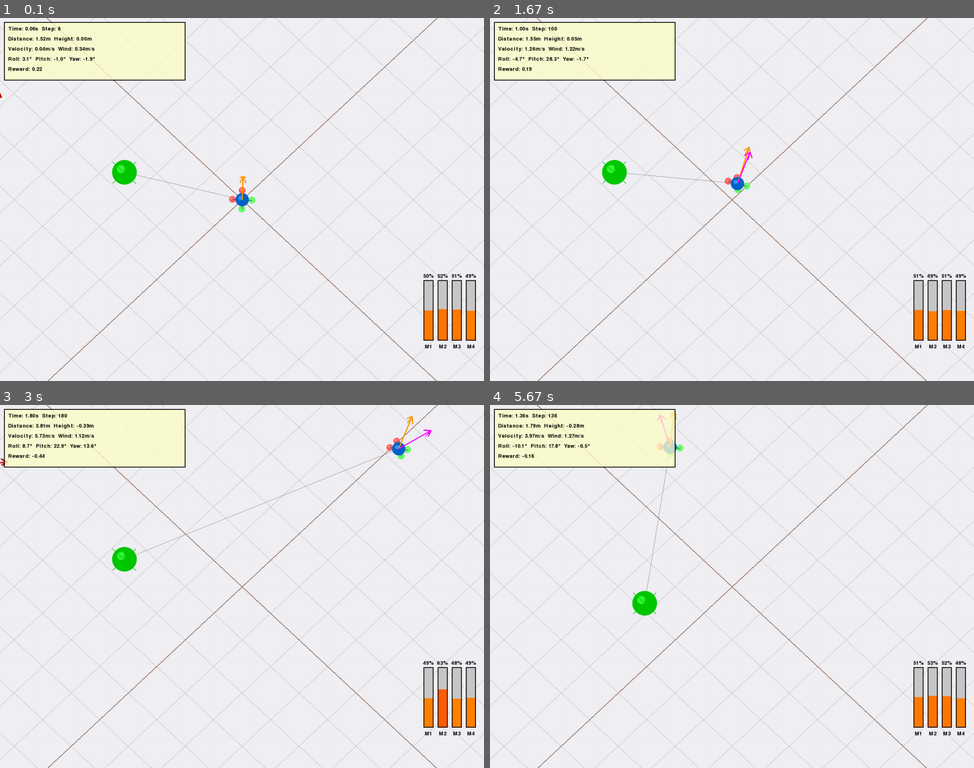
Above: before the commit, frames 1-4 (two rows, left to right).
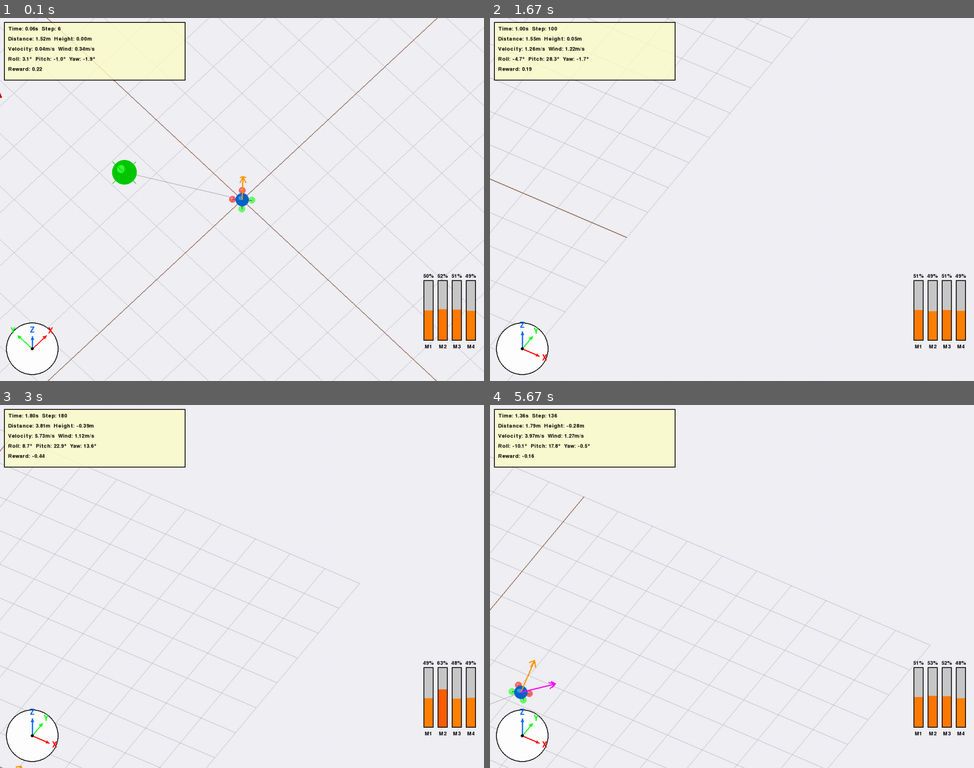
Above: after the commit, the same moments.

Repository: HansDampf37/DroneControl
Game: pygame game, started from examples/demo_pygame_renderer.py
Same seed, same stepped clock (60 frames per second), same inputs: the game is played once before the commit and once after it.
Inputs (mouse positions are in pixels of both pictures, inside the frame that each line leads up to):
- Up to frame 1 (0.1 s): no input
- Up to frame 2 (1.67 s): press the mouse at (886, 188) at 0.37 s; move the mouse to (809, 206) at 0.47 s; release the mouse at (736, 221) at 0.6 s; hold Shift 0.67-1.13 s; hold D 0.67-1.13 s; tap Space at 0.73, 1.03, 1.23, 1.53 s; click (775, 112) at 0.75 s; hold D 1.17-1.63 s
- Up to frame 3 (3 s): hold W 1.67-1.97 s; tap Space at 1.73, 2.07, 2.37, 2.57, 2.87 s; hold D 2-2.47 s; hold A from 2.5 s (still down)
- Up to frame 4 (5.67 s): release A at 3.03 s; hold S 3.07-3.37 s; tap Space at 3.13, 3.47, 3.77, 3.9, 4.3, 4.6, 4.97, 5.37 s; hold A 3.4-3.8 s; hold W 3.83-4.2 s; hold D 4.23-4.87 s; hold S 4.9-5.27 s; hold A from 5.3 s (still down)

The runs differ from the first frame. In frame 1, 0.2% of the frame differs, in the area x 1-13%, y 83-99%; in frame 2, 3.5%; in frame 3, 4.0%; in frame 4, 4.3%, in the area x 0-100%, y 0-100%.

Commit message:
Add interactive camera controls to pygame renderer

Diff:
--- /dev/null
+++ b/examples/interactive_camera_demo.py
@@ -0,0 +1,113 @@
+#!/usr/bin/env python3
+"""
+Interactive demo for the pygame renderer with camera controls.
+
+This script demonstrates the new interactive camera controls:
+- Mouse: Click and drag to rotate the camera
+- Keyboard: WASD to move, Space/Shift for up/down
+- Coordinate system indicator in bottom-left corner
+"""
+import numpy as np
+from src.drone_env import DroneEnv
+
+
+def interactive_demo():
+    """Run an interactive demo with camera controls."""
+    print("=" * 70)
+    print("INTERACTIVE PYGAME RENDERER DEMO")
+    print("=" * 70)
+    print()
+    print("🎮 CONTROLS:")
+    print("  🖱️  Mouse:")
+    print("      • Click and drag: Rotate camera view")
+    print()
+    print("  ⌨️  Keyboard:")
+    print("      • W: Move camera forward")
+    print("      • S: Move camera backward")
+    print("      • A: Move camera left")
+    print("      • D: Move camera right")
+    print("      • Space: Move camera up")
+    print("      • Shift: Move camera down")
+    print()
+    print("  📐 Coordinate System:")
+    print("      • Red (X), Green (Y), Blue (Z) axes in bottom-left")
+    print("      • Rotates with camera for orientation reference")
+    print()
+    print("Close the window to exit.")
+    print("=" * 70)
+    print()
+
+    # Create environment with pygame renderer
+    env = DroneEnv(
+        render_mode="human",
+        renderer_type="pygame",
+        max_steps=5000,
+        use_wind=True,
+        wind_strength_range=(0.0, 2.0),
+        target_change_interval=500  # Change target every 500 steps
+    )
+
+    # Reset environment
+    obs, info = env.reset()
+
+    total_reward = 0
+    episode_count = 0
+    step_count = 0
+
+    # Simple hovering controller for more stable flight
+    base_thrust = 0.59
+
+    try:
+        while True:
+            # Simple proportional controller
+            rel_pos = obs[0:3]
+            velocity = obs[3:6]
+
+            # Height control
+            z_error = -rel_pos[2]
+            z_control = z_error * 0.5
+            z_damping = -velocity[2] * 0.1
+
+            thrust_adjustment = z_control + z_damping
+            action = np.clip(base_thrust + thrust_adjustment, 0.0, 1.0)
+            action = np.array([action] * 4, dtype=np.float32)
+
+            # Add small random perturbations for interesting movement
+            action += np.random.uniform(-0.05, 0.05, 4)
+            action = np.clip(action, 0.0, 1.0)
+
+            # Step environment
+            obs, reward, terminated, truncated, info = env.step(action)
+            total_reward += reward
+            step_count += 1
+
+            # Render with interactive controls
+            env.render()
+
+            # Print camera position every 100 steps
+            if step_count % 100 == 0:
+                cam_pos = env.renderer.camera_position
+                cam_angle_h = env.renderer.camera_angle_h
+                cam_angle_v = env.renderer.camera_angle_v
+                print(f"Step {step_count}: Camera at ({cam_pos[0]:.2f}, {cam_pos[1]:.2f}, {cam_pos[2]:.2f}), "
+                      f"Angles: ({cam_angle_h:.1f}°, {cam_angle_v:.1f}°)")
+
+            # Reset on episode end
+            if terminated or truncated:
+                episode_count += 1
+                print(f"\nEpisode {episode_count} finished: {step_count} steps, reward: {total_reward:.2f}")
+
+                # Reset for next episode
+                obs, info = env.reset()
+                total_reward = 0
+                step_count = 0
+
+    except KeyboardInterrupt:
+        print("\n\nDemo interrupted by user.")
+    finally:
+        env.close()
+        print("Demo ended.")
+
+
+if __name__ == "__main__":
+    interactive_demo()
--- a/src/drone_env/renderer_pygame.py
+++ b/src/drone_env/renderer_pygame.py
@@ -42,6 +42,15 @@
         self.camera_distance = space_side_length * 2.5
         self.camera_angle_h = 45  # Horizontal angle (degrees)
         self.camera_angle_v = 30  # Vertical angle (degrees)
+        self.camera_position = np.array([0.0, 0.0, 0.0], dtype=np.float32)  # Camera offset
+
+        # Mouse control state
+        self.mouse_dragging = False
+        self.last_mouse_pos = None
+        self.mouse_sensitivity = 0.2  # degrees per pixel
+
+        # Keyboard control state
+        self.camera_speed = 0.1  # meters per frame
 
         # Colors
         self.BG_COLOR = (240, 240, 245)
@@ -90,7 +99,8 @@
         Returns:
             Tuple of (screen_x, screen_y) coordinates
         """
-        x, y, z = point_3d
+        # Apply camera offset
+        x, y, z = point_3d - self.camera_position
 
         # Apply camera rotation
         angle_h_rad = np.deg2rad(self.camera_angle_h)
@@ -123,7 +133,7 @@
         Returns:
             Depth value (higher = further away)
         """
-        x, y, z = point_3d
+        x, y, z = point_3d - self.camera_position
         angle_h_rad = np.deg2rad(self.camera_angle_h)
         angle_v_rad = np.deg2rad(self.camera_angle_v)
 
@@ -135,6 +145,76 @@
         y_final = y_rot * np.cos(angle_v_rad) - z * np.sin(angle_v_rad)
 
         return y_final
+
+    def _handle_keyboard_input(self):
+        """Handle keyboard input for camera movement."""
+        keys = pygame.key.get_pressed()
+
+        # Calculate camera forward/right vectors based on horizontal angle
+        angle_h_rad = np.deg2rad(self.camera_angle_h)
+
+        # Forward direction (in XY plane)
+        forward = np.array([
+            np.sin(angle_h_rad),
+            np.cos(angle_h_rad),
+            0
+        ])
+
+        # Right direction (perpendicular to forward in XY plane)
+        right = np.array([
+            np.cos(angle_h_rad),
+            -np.sin(angle_h_rad),
+            0
+        ])
+
+        # Up direction
+        up = np.array([0, 0, 1])
+
+        # WASD for horizontal movement
+        if keys[pygame.K_w]:
+            self.camera_position += forward * self.camera_speed
+        if keys[pygame.K_s]:
+            self.camera_position -= forward * self.camera_speed
+        if keys[pygame.K_a]:
+            self.camera_position -= right * self.camera_speed
+        if keys[pygame.K_d]:
+            self.camera_position += right * self.camera_speed
+
+        # Space/Shift for vertical movement
+        if keys[pygame.K_SPACE]:
+            self.camera_position += up * self.camera_speed
+        if keys[pygame.K_LSHIFT] or keys[pygame.K_RSHIFT]:
+            self.camera_position -= up * self.camera_speed
+
+    def _handle_mouse_input(self, event):
+        """Handle mouse input for camera rotation."""
+        if event.type == pygame.MOUSEBUTTONDOWN:
+            if event.button == 1:  # Left mouse button
+                self.mouse_dragging = True
+                self.last_mouse_pos = pygame.mouse.get_pos()
+
+        elif event.type == pygame.MOUSEBUTTONUP:
+            if event.button == 1:
+                self.mouse_dragging = False
+                self.last_mouse_pos = None
+
+        elif event.type == pygame.MOUSEMOTION:
+            if self.mouse_dragging and self.last_mouse_pos is not None:
+                current_pos = pygame.mouse.get_pos()
+                dx = current_pos[0] - self.last_mouse_pos[0]
+                dy = current_pos[1] - self.last_mouse_pos[1]
+
+                # Update camera angles
+                self.camera_angle_h += dx * self.mouse_sensitivity
+                self.camera_angle_v -= dy * self.mouse_sensitivity
+
+                # Clamp vertical angle to avoid flipping
+                self.camera_angle_v = np.clip(self.camera_angle_v, -89, 89)
+
+                # Wrap horizontal angle
+                self.camera_angle_h = self.camera_angle_h % 360
+
+                self.last_mouse_pos = current_pos
 
     def _draw_sphere(self, position: np.ndarray, radius: float, color: Tuple[int, int, int]):
         """Draw a 3D sphere at the given position."""
@@ -378,6 +458,100 @@
             pct_rect = pct_text.get_rect(center=(bar_x + i * bar_spacing + bar_width // 2, bar_y - 10))
             self.screen.blit(pct_text, pct_rect)
 
+    def _draw_coordinate_system(self):
+        """Draw a 3D coordinate system indicator in the bottom-left corner."""
+        # Position in bottom-left corner
+        origin_x = 80
+        origin_y = self.screen_height - 80
+        axis_length = 50
+
+        # Define axis vectors in world space
+        x_axis = np.array([1, 0, 0])
+        y_axis = np.array([0, 1, 0])
+        z_axis = np.array([0, 0, 1])
+
+        # Apply camera rotation to axes
+        angle_h_rad = np.deg2rad(self.camera_angle_h)
+        angle_v_rad = np.deg2rad(self.camera_angle_v)
+
+        def rotate_axis(axis):
+            # Rotate around Z axis
+            x_rot = axis[0] * np.cos(angle_h_rad) - axis[1] * np.sin(angle_h_rad)
+            y_rot = axis[0] * np.sin(angle_h_rad) + axis[1] * np.cos(angle_h_rad)
+            z_rot = axis[2]
+
+            # Rotate around X axis
+            y_final = y_rot * np.cos(angle_v_rad) - z_rot * np.sin(angle_v_rad)
+            z_final = y_rot * np.sin(angle_v_rad) + z_rot * np.cos(angle_v_rad)
+
+            return np.array([x_rot, y_final, z_final])
+
+        # Rotate axes
+        x_rotated = rotate_axis(x_axis)
+        y_rotated = rotate_axis(y_axis)
+        z_rotated = rotate_axis(z_axis)
+
+        # Project to 2D (simple orthographic for the indicator)
+        def project_axis(axis_3d):
+            return (
+                int(origin_x + axis_3d[0] * axis_length),
+                int(origin_y - axis_3d[2] * axis_length - axis_3d[1] * axis_length * 0.5)
+            )
+
+        x_2d = project_axis(x_rotated)
+        y_2d = project_axis(y_rotated)
+        z_2d = project_axis(z_rotated)
+
+        # Draw background circle
+        pygame.draw.circle(self.screen, (255, 255, 255), (origin_x, origin_y), 65, 0)
+        pygame.draw.circle(self.screen, (0, 0, 0), (origin_x, origin_y), 65, 2)
+
+        # Draw axes with labels (draw in order of depth for proper occlusion)
+        axes_data = [
+            (x_rotated, x_2d, (255, 0, 0), 'X'),    # Red
+            (y_rotated, y_2d, (0, 255, 0), 'Y'),    # Green
+            (z_rotated, z_2d, (0, 100, 255), 'Z')   # Blue
+        ]
+
+        # Sort by depth (y component after rotation, negative = further)
+        axes_data.sort(key=lambda a: a[0][1])
+
+        # Draw axes
+        for axis_3d, axis_2d, color, label in axes_data:
+            # Draw axis line
+            pygame.draw.line(self.screen, color, (origin_x, origin_y), axis_2d, 3)
+
+            # Draw arrowhead
+            direction = np.array([axis_2d[0] - origin_x, axis_2d[1] - origin_y])
+            length = np.linalg.norm(direction)
+            if length > 0:
+                direction = direction / length
+                perp = np.array([-direction[1], direction[0]])
+
+                arrow_size = 8
+                arrow_base = np.array(axis_2d) - direction * arrow_size
+                arrow_left = arrow_base + perp * arrow_size * 0.5
+                arrow_right = arrow_base - perp * arrow_size * 0.5
+
+                pygame.draw.polygon(self.screen, color, [
+                    axis_2d,
+                    (int(arrow_left[0]), int(arrow_left[1])),
+                    (int(arrow_right[0]), int(arrow_right[1]))
+                ])
+
+            # Draw label
+            label_offset = 15
+            label_pos = (
+                int(axis_2d[0] + direction[0] * label_offset if length > 0 else axis_2d[0]),
+                int(axis_2d[1] + direction[1] * label_offset if length > 0 else axis_2d[1])
+            )
+            label_surface = self.font.render(label, True, color)
+            label_rect = label_surface.get_rect(center=label_pos)
+            self.screen.blit(label_surface, label_rect)
+
+        # Draw origin point
+        pygame.draw.circle(self.screen, (0, 0, 0), (origin_x, origin_y), 4, 0)
+
     def render(self, env, **kwargs):
         """
         Render the current scene.
@@ -396,12 +570,17 @@
         if self.screen is None:
             self.initialize()
 
-        # Handle pygame events (for window closing)
+        # Handle pygame events (for window closing and mouse control)
         if self.render_mode == "human":
             for event in pygame.event.get():
                 if event.type == pygame.QUIT:
                     self.close()
                     return None
+                # Handle mouse input
+                self._handle_mouse_input(event)
+
+            # Handle keyboard input (continuous)
+            self._handle_keyboard_input()
 
         # Extract state from environment
         position = env.drone.position
@@ -456,6 +635,9 @@
                              step_count, episode_time, **kwargs)
         self._draw_motor_bars()
 
+        # Draw coordinate system indicator
+        self._draw_coordinate_system()
+
         # Update display
         if self.render_mode == "human":
             pygame.display.flip()
Not shown, added: docs/INTERACTIVE_CAMERA_CONTROLS.md
Not shown, changed: docs/PYGAME_RENDERER.md
